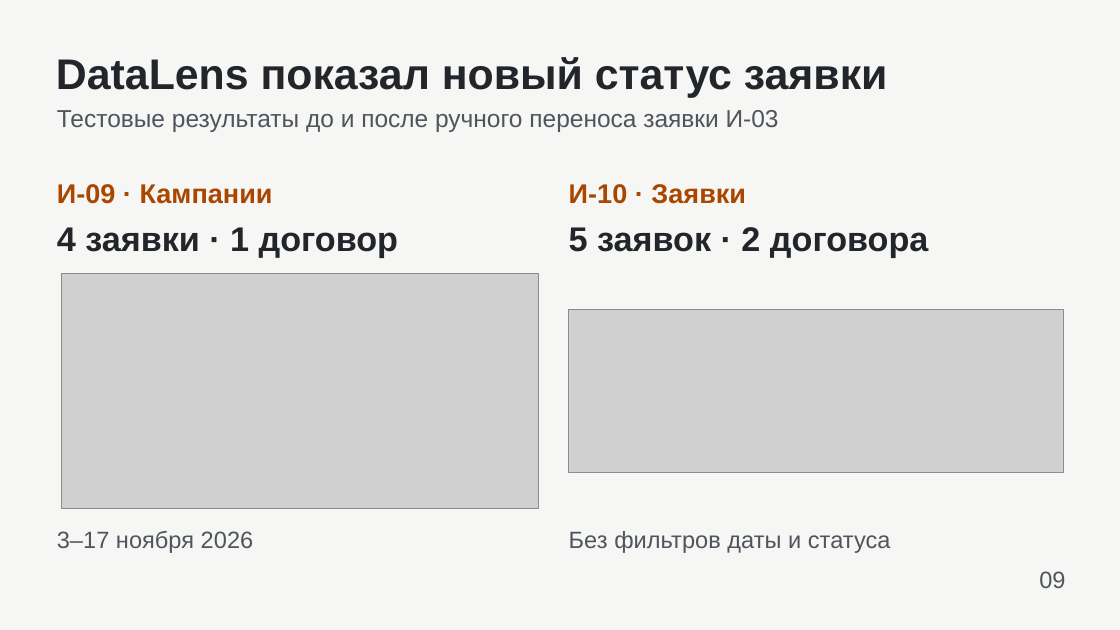
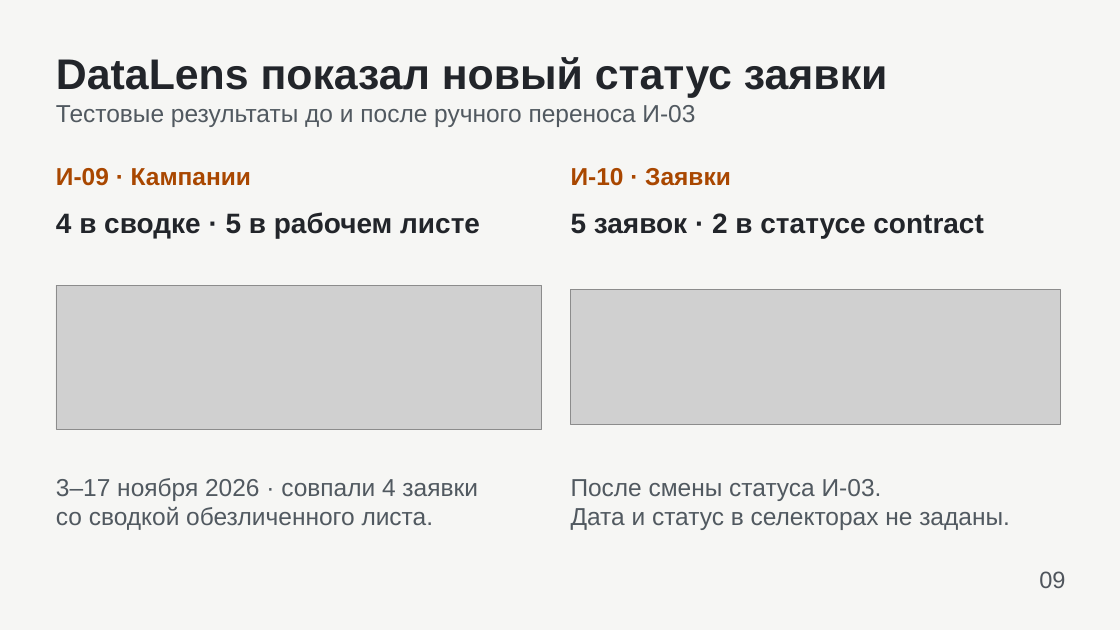
Before and after one commit to stvxs/tz-13-remont-kvadrat, a slide deck: slide 9 of presentation/zashchita.pptx. Drawn at 1120x630 pixels with LibreOffice and Linux fonts; fonts in the diff are those of the drawing; grey boxes stand for pictures. Boxes give left, top, right and bottom in pixels: in the first picture for what was removed or moved away, otherwise in the second. Text is boxed around its words. In the diff, an @@ line names an element or a change of style, - is before the commit and + after.

```diff
--- a/presentation/zashchita.pptx
+++ b/presentation/zashchita.pptx
@@ text at (56,105,695,127): text changed; text colour #4F555C to #515960 @@
-Тестовые результаты до и после ручного переноса заявки И-03
+Тестовые результаты до и после ручного переноса И-03
@@ text "И-09 · Кампании": place and size @@
-text "И-09 · Кампании" at (57,184,273,204)
+text "И-09 · Кампании" at (56,168,251,186)
@@ text "И-09 · Кампании" at (56,168,251,186): size 23.2 to 21 pt @@
@@ text "И-10 · Заявки" at (571,168,731,186): size 23.2 to 21 pt @@
@@ text "И-10 · Заявки": place and size @@
-text "И-10 · Заявки" at (569,184,746,204)
+text "И-10 · Заявки" at (571,168,731,186)
@@ text added at (56,212,480,238), 24 pt, text #22252A, bold @@
+4 в сводке · 5 в рабочем листе
@@ text removed at (57,227,398,257) @@
-4 заявки · 1 договор
@@ text at (571,213,983,238): text changed; size 29.2 to 24 pt @@
-5 заявок · 2 договора
+5 заявок · 2 в статусе contract
@@ picture: place and size @@
-picture at (61,274,539,508)
+picture at (56,285,542,429)
@@ picture: place and size @@
-picture at (569,310,1064,473)
+picture at (571,290,1060,424)
@@ text at (56,478,478,530): text changed; size 20.2 to 21 pt; text colour #4F555C to #515960 @@
-3–17 ноября 2026
+3–17 ноября 2026 · совпали 4 заявки
+со сводкой обезличенного листа.
@@ text added at (571,479,1010,530), 21 pt, text #515960 @@
+После смены статуса И-03.
+Дата и статус в селекторах не заданы.
@@ text removed at (569,531,891,553) @@
-Без фильтров даты и статуса
```
Also in this commit, not shown: 3 other slides changed, 14 other files.
